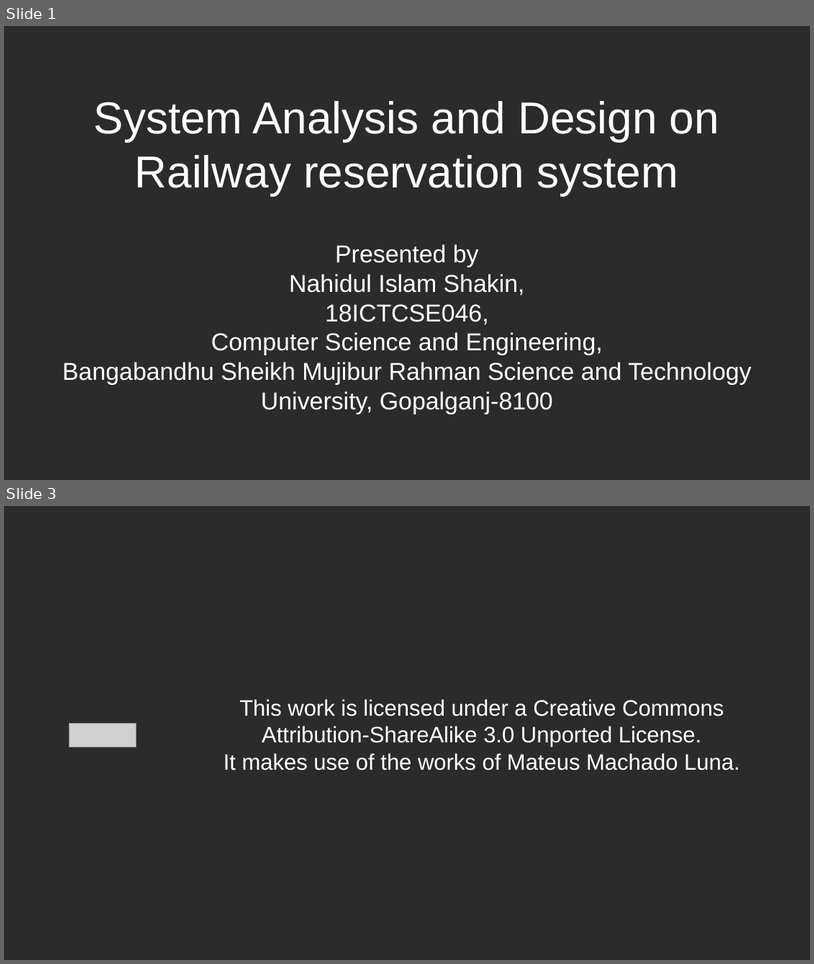
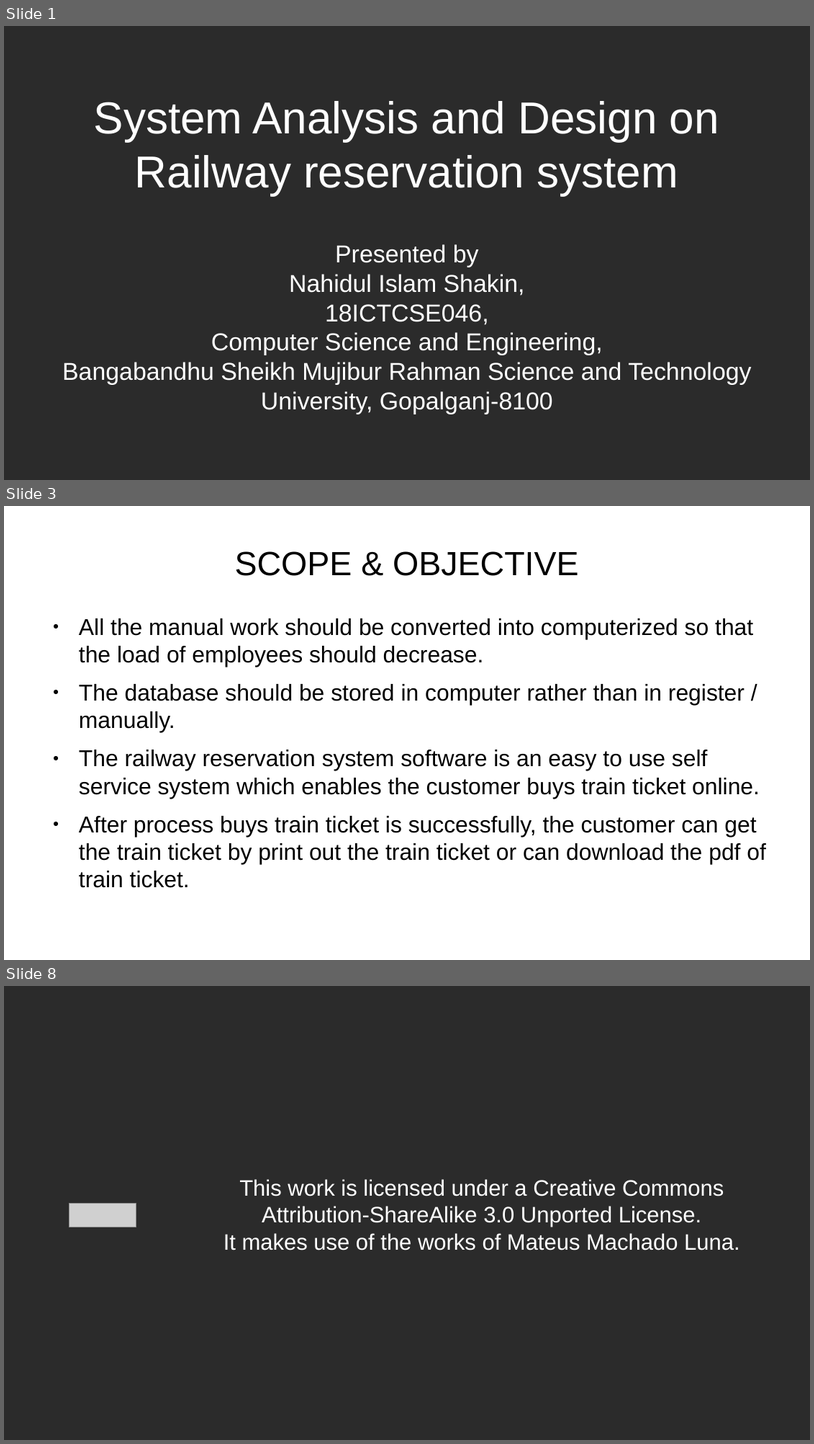
Before and after one commit to nahidulislamshakin/Railway-Reservation-System, a slide deck: Railway Reservatin System.pptx. Shown one above the other, each under a label of ours: slides 1 and 3 before the commit, slides 1, 3 and 8 after it; the slides between them are not shown. The pictures are 814x964 and 814x1444 pixels, drawn with LibreOffice and Linux fonts; fonts in the diff are those of the drawing; grey boxes stand for pictures; background and template pictures are left out; a plain dark background stands for a picture behind light text. Boxes give left, top, right and bottom in pixels: in the first picture for what was removed or moved away, otherwise in the second. Text is boxed around its words. In the diff, an @@ line names an element or a change of style, - is before the commit and + after.

```diff
--- a/Railway Reservatin System.pptx
+++ b/Railway Reservatin System.pptx
@@ slide 3 added at (x1=4, y1=506, x2=810, y2=960), background picture (left out) @@
@@ title added at (x1=235, y1=551, x2=579, y2=576), 33 pt, text #000000 @@
+SCOPE & OBJECTIVE
@@ text added at (x1=79, y1=618, x2=766, y2=888), 22.6 pt, text #000000 @@
+● All the manual work should be converted into computerized so that the load of employees should decrease.
+● The database should be stored in computer rather than in register / manually.
+● The railway reservation system software is an easy to use self service system which enables the customer buys train ticket online.
+● After process buys train ticket is successfully, the customer can get the train ticket by print out the train ticket or can download the pdf of train ticket.
@@ what was slide 3 is now slide 8 @@
```
Also in this commit, not shown: 1 slide changed, 4 other slides added, 1 other file.
